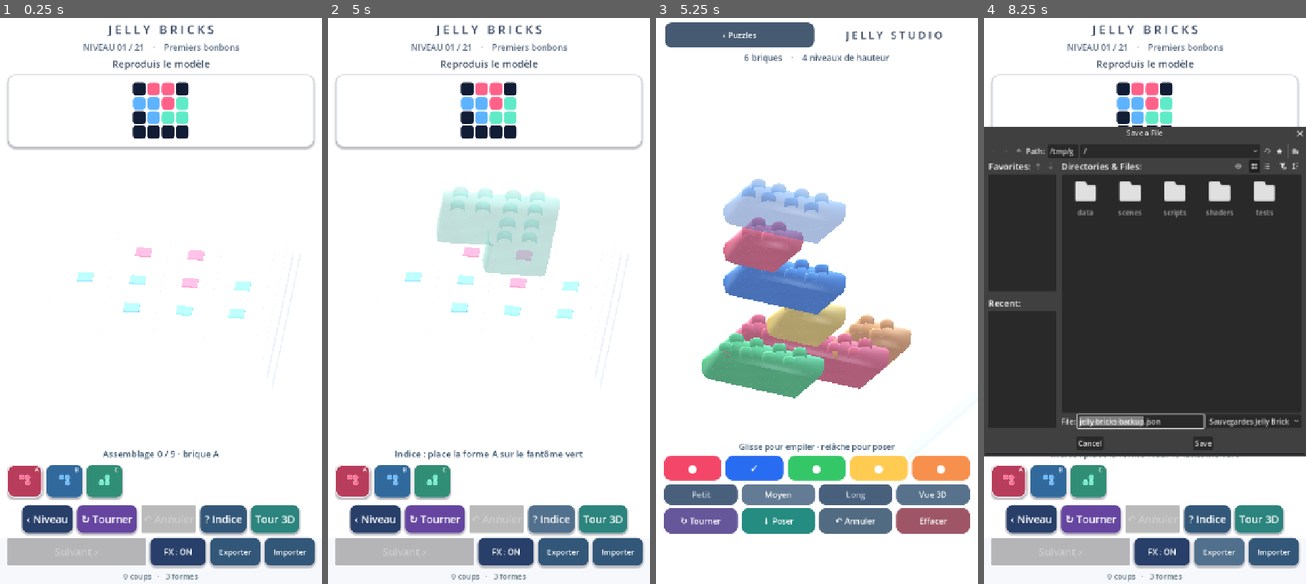
Above: before the commit, frames 1-4 (left to right).
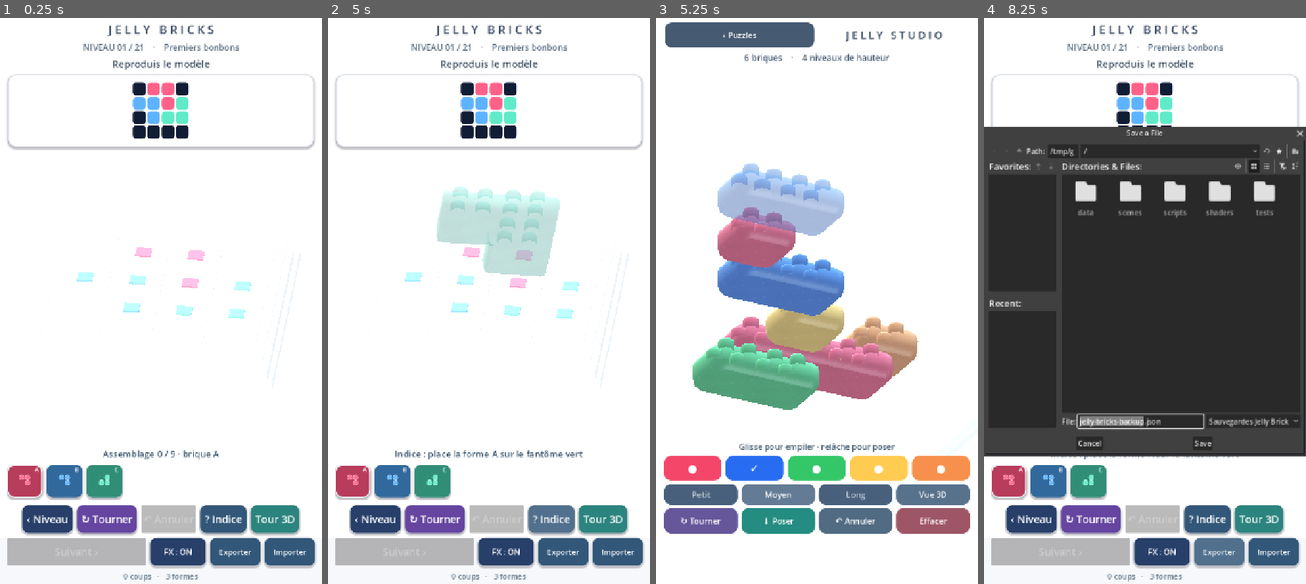
Above: after the commit, the same moments.

Repository: dbrckk/Jelly-bricks
Game: Godot game, scene res://scenes/main.tscn
The game is run twice, just before and just after one commit, with the same random seed, the same clock (stepped at 60 frames per second) and the same inputs.
Inputs (mouse positions are in pixels of both pictures, inside the frame that each line leads up to):
- Up to frame 1 (0.25 s): no input
- Up to frame 2 (5 s): click (353, 482) at 0.52 s; click (392, 482) at 1.27 s; click (431, 482) at 2.02 s; click "‹ Niveau" at 2.75 s; click "↻ Tourner" at 3.5 s; click "? Indice" at 4.25 s
- Up to frame 3 (5.25 s): click "Tour 3D" at 5 s
- Up to frame 4 (8.25 s): click "‹ Puzzles" at 5.75 s; click "FX : ON" at 6.5 s; click "FX : OFF" at 7.25 s; click "Exporter" at 8 s

Frames 1-2 are identical in both runs. In frame 3, 8.6% of the frame differs, in the area x 11-82%, y 25-70%; in frame 4, 0.7%.

Commit message:
render(native): rounded molded studio bricks and tighter product camera framing
* render(native): build continuous molded rounded-rectangle studio shells with real corner fillets

* render(native): use sculpted single-body gel shells exclusively in 3D stacking studio

* test(native): validate real rounded 3D studio corners, soft continuous caps and all bar orientations

* build(android): bump Jelly Bricks molded gel release 0.9.19

* docs(android): describe original one-piece molded 3D jelly shell and shape-preserving puzzle boundary

* render(native): bring molded candy sculpture closer in portrait without clipping tall towers

* test(native): adapt overhead camera checks to closer 3D packshot framing

Diff:
--- a/native-godot/scripts/gel_mesh.gd
+++ b/native-godot/scripts/gel_mesh.gd
@@ -186,6 +186,79 @@
     return st.commit()
 
 
+## One-piece molded studio brick, distinct from the irregular authored
+## puzzle polyominoes. A rounded rectangle replaces square per-cell tops:
+## real convex 3D corner fillets continue through every bevel ring.
+## Single indexed mesh, shared by every matching orientation/length.
+const STUDIO_CORNER_RADIUS := 0.175
+const STUDIO_CORNER_STEPS := 7
+
+static func build_studio(cell_count: int, turns: int) -> ArrayMesh:
+    var length: int = clampi(cell_count, 1, 3)
+    var width: float = float(length if posmod(turns, 2) == 0 else 1)
+    var depth: float = float(1 if posmod(turns, 2) == 0 else length)
+    var radius: float = STUDIO_CORNER_RADIUS
+    var centers := [
+        Vector2(width - radius, depth - radius),
+        Vector2(radius, depth - radius),
+        Vector2(radius, radius),
+        Vector2(width - radius, radius)
+    ]
+    var rings: Array = []
+    var normals: Array = []
+    for band in range(RING_HEIGHTS.size()):
+        var ring: Array[Vector3] = []
+        var ring_normals: Array[Vector3] = []
+        var r: float = radius + RING_OFFSETS[band]
+        var vertical: float = RING_VERTICALS[band]
+        var horizontal: float = sqrt(maxf(0.0, 1.0 - vertical * vertical))
+        for corner in range(4):
+            for step in range(STUDIO_CORNER_STEPS + 1):
+                var angle: float = (float(corner) +
+                    float(step) / float(STUDIO_CORNER_STEPS)) * PI * .5
+                var direction := Vector2(cos(angle), sin(angle))
+                var center: Vector2 = centers[corner]
+                ring.append(Vector3(
+                    center.x + direction.x * r,
+                    RING_HEIGHTS[band],
+                    center.y + direction.y * r))
+                ring_normals.append(Vector3(direction.x * horizontal,
+                    vertical, direction.y * horizontal).normalized())
+        rings.append(ring)
+        normals.append(ring_normals)
+
+    var st := SurfaceTool.new()
+    st.begin(Mesh.PRIMITIVE_TRIANGLES)
+    var segment_count: int = rings[0].size()
+    for band in range(rings.size() - 1):
+        var upper: Array = rings[band]
+        var lower: Array = rings[band + 1]
+        var upper_normals: Array = normals[band]
+        var lower_normals: Array = normals[band + 1]
+        for i in range(segment_count):
+            var j: int = (i + 1) % segment_count
+            _quad(st, upper[i], upper[j], lower[j], lower[i],
+                upper_normals[i], upper_normals[j],
+                lower_normals[j], lower_normals[i])
+
+    # Smooth, uninterrupted surface: no internal cell seams, holes or
+    # duplicated caps between adjacent segments of one physical brick.
+    var top_ring: Array = rings[0]
+    var bottom_ring: Array = rings[rings.size() - 1]
+    var top_center := Vector3(width * .5, TOP + .038, depth * .5)
+    var bottom_center := Vector3(width * .5, BASE, depth * .5)
+    for i in range(segment_count):
+        var j: int = (i + 1) % segment_count
+        # Arc travels CCW in XZ, which corresponds to downward geometric
+        # winding in X/Y/Z. Reverse the top fan for +Y facing triangles.
+        _triangle(st, top_center, top_ring[j], top_ring[i],
+            Vector3.UP, Vector3.UP, Vector3.UP)
+        _triangle(st, bottom_center, bottom_ring[i], bottom_ring[j],
+            Vector3.DOWN, Vector3.DOWN, Vector3.DOWN)
+    st.index()
+    return st.commit()
+
+
 static func build(cells: Array) -> ArrayMesh:
     var st := SurfaceTool.new()
     st.begin(Mesh.PRIMITIVE_TRIANGLES)
--- a/native-godot/scripts/stack_mode.gd
+++ b/native-godot/scripts/stack_mode.gd
@@ -280,8 +280,10 @@
     var target_height: float = maxf(1.6, stack_height * .44)
     host.camera.position = presets[camera_mode] + Vector3(
         0.0, target_height - 1.6, 0.0)
-    host.camera.size = maxf(11.8 if camera_mode != 2 else 12.5,
-        stack_height * 1.48 + 6.0)
+    # A closer editorial product shot for the starter sculpture while
+    # automatically zooming out for tall nine-layer towers.
+    host.camera.size = maxf(10.45 if camera_mode != 2 else 11.20,
+        stack_height * 1.48 + 5.20)
     host.camera.look_at(Vector3(0.0, target_height, 0.0))
     if camera_button != null:
         camera_button.text = ["Vue 3D", "Vue côté", "Vue dessus"][camera_mode]
@@ -352,7 +354,9 @@
     var cells := _shape_cells(length_index, turns)
     var mesh_key := str(length_index) + ":" + str(posmod(turns, 2))
     if not mesh_cache.has(mesh_key):
-        mesh_cache[mesh_key] = GEL.build(cells)
+        # Straight bars are truly one soft molded object with smooth
+        # volumetric corner radii, unlike the irregular puzzle polyominoes.
+        mesh_cache[mesh_key] = GEL.build_studio(cells.size(), turns)
     var material := ShaderMaterial.new()
     material.shader = SHADER
     material.set_shader_parameter("candy_tint", Color(COLORS[color_idx]))
--- a/native-godot/tests/validate.gd
+++ b/native-godot/tests/validate.gd
@@ -38,6 +38,51 @@
         push_error("Stack studio has no first-play sample or real 3D stage")
         quit(1)
         return
+    # The stacking bars now have original rounded single-body geometry,
+    # not the previous cell-by-cell square silhouette. Verify every size
+    # and horizontal/vertical orientation on the *actual* Godot mesh.
+    for molded_length in [1, 2, 3]:
+        for molded_turn in [0, 1]:
+            var molded: ArrayMesh = GEL_MESH.build_studio(
+                molded_length, molded_turn)
+            if molded == null or molded.get_surface_count() != 1:
+                push_error("Molded studio candy has no native 3D skin")
+                quit(1)
+                return
+            var width_expected: float = float(
+                molded_length if molded_turn == 0 else 1)
+            var depth_expected: float = float(
+                1 if molded_turn == 0 else molded_length)
+            var bound: AABB = molded.get_aabb()
+            if absf(bound.size.x - (width_expected + .218)) > .02 \
+                    or absf(bound.size.z - (depth_expected + .218)) > .02 \
+                    or absf(bound.size.y - (GEL_MESH.TOP + .038 - GEL_MESH.BASE)) > .02:
+                push_error("Soft rounded silhouette has incorrect molded dimensions")
+                quit(1)
+                return
+            var arrays: Array = molded.surface_get_arrays(0)
+            var vertices: PackedVector3Array = arrays[Mesh.ARRAY_VERTEX]
+            var face_normals: PackedVector3Array = arrays[Mesh.ARRAY_NORMAL]
+            var found_arc := false
+            var found_continuous_crown := false
+            for v in vertices:
+                if absf(v.y - GEL_MESH.TOP) < .001 \
+                        and v.x > width_expected - .01 \
+                        and v.z > depth_expected - .21 \
+                        and v.z < depth_expected - .12:
+                    found_arc = true
+                if absf(v.y - (GEL_MESH.TOP + .038)) < .001 \
+                        and absf(v.x - width_expected * .5) < .001 \
+                        and absf(v.z - depth_expected * .5) < .001:
+                    found_continuous_crown = true
+            if not found_arc or not found_continuous_crown \
+                    or face_normals.size() != vertices.size() \
+                    or vertices.size() < 100:
+                push_error("Studio surface has square corners or disconnected crown")
+                quit(1)
+                return
+    print("TEST: all studio Jelly bars have one rounded 3D molded continuous body")
+
     if studio.brick_nodes.size() != studio.bricks.size() \
             or studio.contact_material == null:
         push_error("Studio bricks or shared contact resources were not built")
@@ -176,7 +221,7 @@
         quit(1)
         return
     studio._cycle_camera()
-    if studio.camera_mode != 2 or game.camera.size < 12.0:
+    if studio.camera_mode != 2 or game.camera.size < 11.0:
         push_error("Overhead product camera is not available")
         quit(1)
         return
Not shown, changed: native-godot/export_presets.cfg
Not shown, changed: native-godot/README.md
